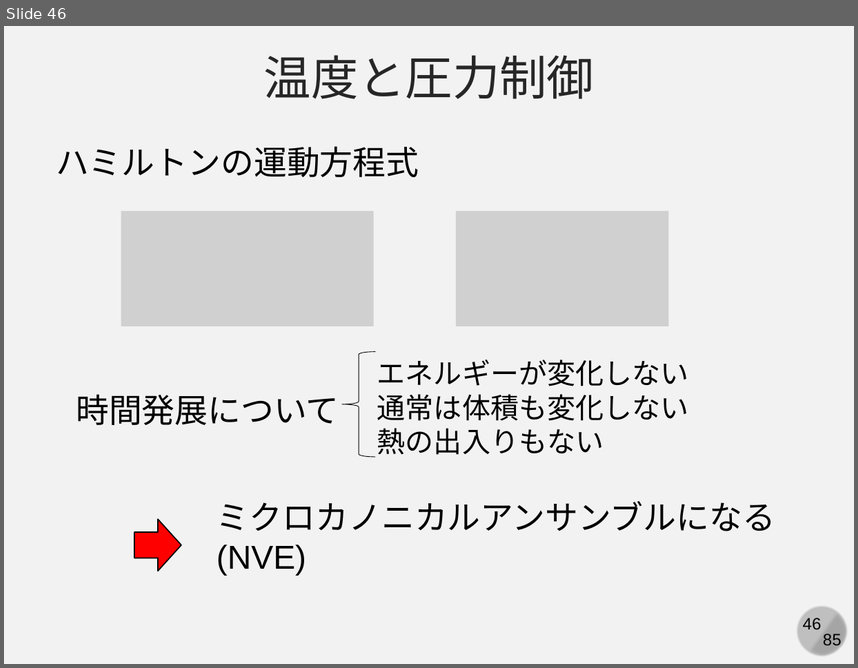
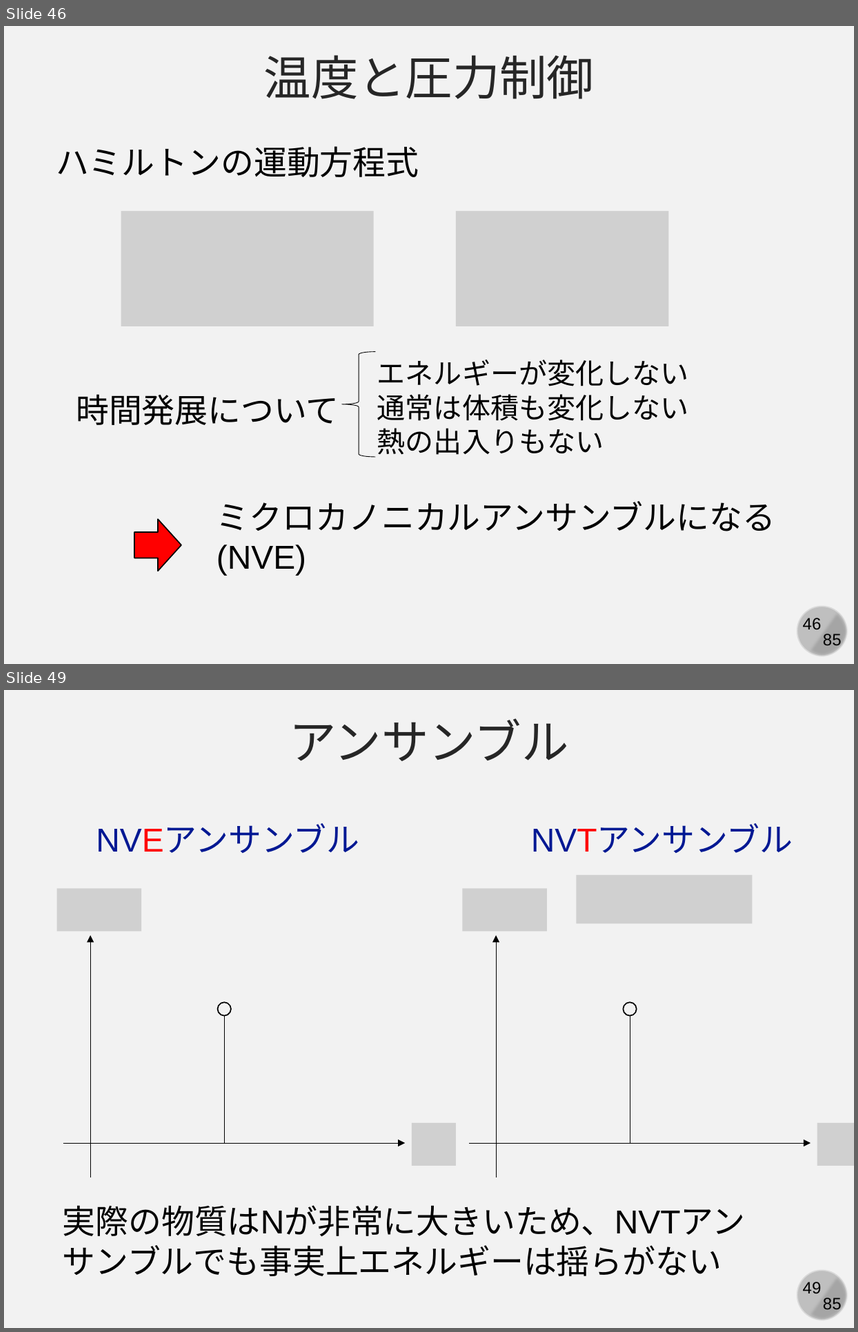
Before and after one commit to kaityo256/simulation_engineering, a slide deck: 06_md_observable/simulation06.pptx. Shown one above the other, each under a label of ours: slide 46 before the commit, slides 46 and 49 after it; the slides between them are not shown. The pictures are 858x668 and 858x1332 pixels, drawn with LibreOffice and Linux fonts; fonts in the diff are those of the drawing; grey boxes stand for pictures. Boxes give left, top, right and bottom in pixels: in the first picture for what was removed or moved away, otherwise in the second. Text is boxed around its words. In the diff, an @@ line names an element or a change of style, - is before the commit and + after.

```diff
--- a/06_md_observable/simulation06.pptx
+++ b/06_md_observable/simulation06.pptx
@@ slide 49 added at (4,690,854,1328), background #F2F2F2; not listed: 4 template elements that a slide beside it also shows @@
@@ text added at (289,718,569,761), 40 pt, text #262626 @@
+アンサンブル
@@ text added at (96,825,359,853), 28 pt, text #011893 @@
+NVEアンサンブル
@@ text added at (531,825,793,853), 28 pt, text #011893 @@
+NVTアンサンブル
@@ picture added at (576,876,752,924) @@
@@ picture added at (56,888,141,931) @@
@@ picture added at (462,888,546,931) @@
@@ arrow added from (91, 1177) to (91, 935), #000000 0.5 pt @@
@@ arrow added from (496, 1177) to (496, 935), #000000 0.5 pt @@
@@ ellipse added at (217,1002,231,1016), outline #000000 1 pt @@
@@ line added from (224, 1142) to (224, 1016), #000000 0.5 pt @@
@@ ellipse added at (623,1002,637,1016), outline #000000 1 pt @@
@@ line added from (630, 1142) to (630, 1016), #000000 0.5 pt @@
@@ picture added at (412,1123,456,1165) @@
@@ picture added at (818,1123,854,1165) @@
@@ arrow added from (63, 1142) to (406, 1142), #000000 0.5 pt @@
@@ arrow added from (469, 1142) to (811, 1142), #000000 0.5 pt @@
@@ text added at (63,1205,746,1236), 28 pt, text #000000 @@
+実際の物質はNが非常に大きいため、NVTアンサンブルでも事実上エネルギーは揺らがない
```
Also in this commit, not shown: 1 slide changed, 7 other slides added.
